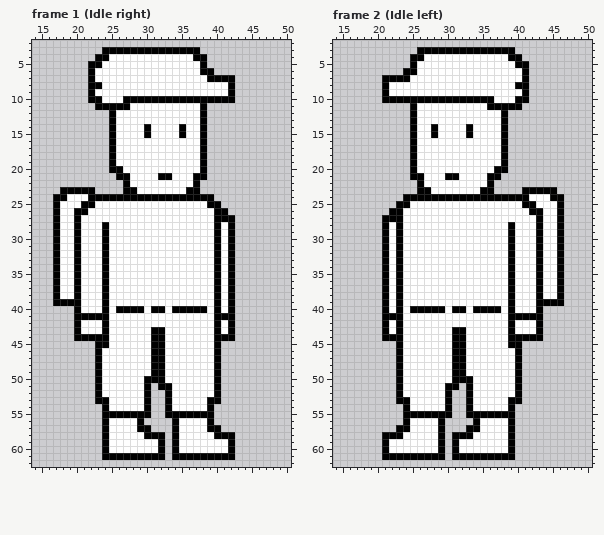
Pixel-art file -- Sprites/NewPlayer.aseprite. This is how it looked before the edit.
64x64 pixels, 20 frames. Shown: frame 1 (Idle right): x 14..50, y 2..62; frame 2 (Idle left): x 14..50, y 2..62. The commit also changed other frames, which this record leaves out.
The result:
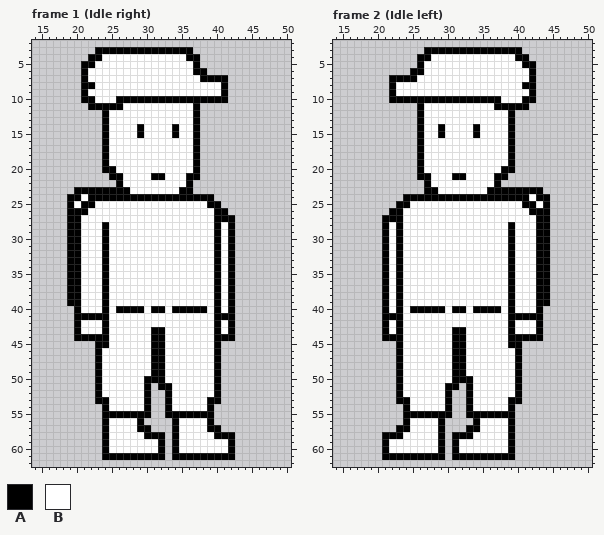
Palette (. is transparent): A #000000  B #ffffff
Changes in this commit:
--- frame 1 (Idle right), layer "Layer 1"
@@ x 14..50 @@
  2 .....................................
- 3 ..........AAAAAAAAAAAAAA.............
- 4 .........AABBBBBBBBBBBBAA............
- 5 ........AABBBBBBBBBBBBBBA............
- 6 ........ABBBBBBBBBBBBBBBAA...........
- 7 ........ABBBBBBBBBBBBBBBBAAAA........
- 8 ........AABBBBBBBBBBBBBBBBBBA........
- 9 ........ABBBBBBBBBBBBBBBBBBBA........
-10 ........AABBBAAAAAAAAAAAAAAAA........
-11 .........AAAAABBBBBBBBBBA............
-12 ...........ABBBBBBBBBBBBA............
-13 ...........ABBBBBBBBBBBBA............
-14 ...........ABBBBABBBBABBA............
-15 ...........ABBBBABBBBABBA............
-16 ...........ABBBBBBBBBBBBA............
-17 ...........ABBBBBBBBBBBBA............
-18 ...........ABBBBBBBBBBBBA............
-19 ...........ABBBBBBBBBBBBA............
-20 ...........AABBBBBBBBBBBA............
-21 ............AABBBBAABBBAA............
-22 .............ABBBBBBBBBA.............
-23 ....AAAAA....AABBBBBBBAA.............
-24 ...AABBBAAAAAAAAAAAAAAAAAA...........
-25 ...ABBBAABBBBBBBBBBBBBBBBAA..........
-26 ...ABBAABBBBBBBBBBBBBBBBBBAA.........
-27 ...ABBABBBBBBBBBBBBBBBBBBBAAA........
-28 ...ABBABBBABBBBBBBBBBBBBBBABA........
-29 ...ABBABBBABBBBBBBBBBBBBBBABA........
-30 ...ABBABBBABBBBBBBBBBBBBBBABA........
-31 ...ABBABBBABBBBBBBBBBBBBBBABA........
-32 ...ABBABBBABBBBBBBBBBBBBBBABA........
-33 ...ABBABBBABBBBBBBBBBBBBBBABA........
-34 ...ABBABBBABBBBBBBBBBBBBBBABA........
-35 ...ABBABBBABBBBBBBBBBBBBBBABA........
-36 ...ABBABBBABBBBBBBBBBBBBBBABA........
-37 ...ABBABBBABBBBBBBBBBBBBBBABA........
-38 ...ABBABBBABBBBBBBBBBBBBBBABA........
-39 ...AAAABBBABBBBBBBBBBBBBBBABA........
+ 3 .........AAAAAAAAAAAAAA..............
+ 4 ........AABBBBBBBBBBBBAA.............
+ 5 .......AABBBBBBBBBBBBBBA.............
+ 6 .......ABBBBBBBBBBBBBBBAA............
+ 7 .......ABBBBBBBBBBBBBBBBAAAA.........
+ 8 .......AABBBBBBBBBBBBBBBBBBA.........
+ 9 .......ABBBBBBBBBBBBBBBBBBBA.........
+10 .......AABBBAAAAAAAAAAAAAAAA.........
+11 ........AAAAABBBBBBBBBBA.............
+12 ..........ABBBBBBBBBBBBA.............
+13 ..........ABBBBBBBBBBBBA.............
+14 ..........ABBBBABBBBABBA.............
+15 ..........ABBBBABBBBABBA.............
+16 ..........ABBBBBBBBBBBBA.............
+17 ..........ABBBBBBBBBBBBA.............
+18 ..........ABBBBBBBBBBBBA.............
+19 ..........ABBBBBBBBBBBBA.............
+20 ..........AABBBBBBBBBBBA.............
+21 ...........AABBBBAABBBAA.............
+22 ............ABBBBBBBBBA..............
+23 ......AAAAAAAABBBBBBBAA..............
+24 .....AABAAAAAAAAAAAAAAAAAA...........
+25 .....ABAABBBBBBBBBBBBBBBBAA..........
+26 .....AAABBBBBBBBBBBBBBBBBBAA.........
+27 .....AABBBBBBBBBBBBBBBBBBBAAA........
+28 .....AABBBABBBBBBBBBBBBBBBABA........
+29 .....AABBBABBBBBBBBBBBBBBBABA........
+30 .....AABBBABBBBBBBBBBBBBBBABA........
+31 .....AABBBABBBBBBBBBBBBBBBABA........
+32 .....AABBBABBBBBBBBBBBBBBBABA........
+33 .....AABBBABBBBBBBBBBBBBBBABA........
+34 .....AABBBABBBBBBBBBBBBBBBABA........
+35 .....AABBBABBBBBBBBBBBBBBBABA........
+36 .....AABBBABBBBBBBBBBBBBBBABA........
+37 .....AABBBABBBBBBBBBBBBBBBABA........
+38 .....AABBBABBBBBBBBBBBBBBBABA........
+39 .....AABBBABBBBBBBBBBBBBBBABA........
 40 ......ABBBABAAAABAABAAAAABABA........
--- frame 2 (Idle left), layer "Layer 1"
@@ x 14..50 @@
  2 .....................................
- 3 ............AAAAAAAAAAAAAA...........
- 4 ...........AABBBBBBBBBBBBAA..........
- 5 ...........ABBBBBBBBBBBBBBAA.........
- 6 ..........AABBBBBBBBBBBBBBBA.........
- 7 .......AAAABBBBBBBBBBBBBBBBA.........
- 8 .......ABBBBBBBBBBBBBBBBBBAA.........
- 9 .......ABBBBBBBBBBBBBBBBBBBA.........
-10 .......AAAAAAAAAAAAAAAABBBAA.........
-11 ...........ABBBBBBBBBBAAAAA..........
-12 ...........ABBBBBBBBBBBBA............
-13 ...........ABBBBBBBBBBBBA............
-14 ...........ABBABBBBABBBBA............
-15 ...........ABBABBBBABBBBA............
-16 ...........ABBBBBBBBBBBBA............
-17 ...........ABBBBBBBBBBBBA............
-18 ...........ABBBBBBBBBBBBA............
-19 ...........ABBBBBBBBBBBBA............
-20 ...........ABBBBBBBBBBBAA............
-21 ...........AABBBAABBBBAA.............
-22 ............ABBBBBBBBBA..............
-23 ............AABBBBBBBAA....AAAAA.....
-24 ..........AAAAAAAAAAAAAAAAAABBBAA....
-25 .........AABBBBBBBBBBBBBBBBAABBBA....
-26 ........AABBBBBBBBBBBBBBBBBBAABBA....
-27 .......AAABBBBBBBBBBBBBBBBBBBABBA....
-28 .......ABABBBBBBBBBBBBBBBABBBABBA....
-29 .......ABABBBBBBBBBBBBBBBABBBABBA....
-30 .......ABABBBBBBBBBBBBBBBABBBABBA....
-31 .......ABABBBBBBBBBBBBBBBABBBABBA....
-32 .......ABABBBBBBBBBBBBBBBABBBABBA....
-33 .......ABABBBBBBBBBBBBBBBABBBABBA....
-34 .......ABABBBBBBBBBBBBBBBABBBABBA....
-35 .......ABABBBBBBBBBBBBBBBABBBABBA....
-36 .......ABABBBBBBBBBBBBBBBABBBABBA....
-37 .......ABABBBBBBBBBBBBBBBABBBABBA....
-38 .......ABABBBBBBBBBBBBBBBABBBABBA....
-39 .......ABABBBBBBBBBBBBBBBABBBAAAA....
+ 3 .............AAAAAAAAAAAAAA..........
+ 4 ............AABBBBBBBBBBBBAA.........
+ 5 ............ABBBBBBBBBBBBBBAA........
+ 6 ...........AABBBBBBBBBBBBBBBA........
+ 7 ........AAAABBBBBBBBBBBBBBBBA........
+ 8 ........ABBBBBBBBBBBBBBBBBBAA........
+ 9 ........ABBBBBBBBBBBBBBBBBBBA........
+10 ........AAAAAAAAAAAAAAAABBBAA........
+11 ............ABBBBBBBBBBAAAAA.........
+12 ............ABBBBBBBBBBBBA...........
+13 ............ABBBBBBBBBBBBA...........
+14 ............ABBABBBBABBBBA...........
+15 ............ABBABBBBABBBBA...........
+16 ............ABBBBBBBBBBBBA...........
+17 ............ABBBBBBBBBBBBA...........
+18 ............ABBBBBBBBBBBBA...........
+19 ............ABBBBBBBBBBBBA...........
+20 ............ABBBBBBBBBBBAA...........
+21 ............AABBBAABBBBAA............
+22 .............ABBBBBBBBBA.............
+23 .............AABBBBBBBAAAAAAAA.......
+24 ..........AAAAAAAAAAAAAAAAAABAA......
+25 .........AABBBBBBBBBBBBBBBBAABA......
+26 ........AABBBBBBBBBBBBBBBBBBAAA......
+27 .......AAABBBBBBBBBBBBBBBBBBBAA......
+28 .......ABABBBBBBBBBBBBBBBABBBAA......
+29 .......ABABBBBBBBBBBBBBBBABBBAA......
+30 .......ABABBBBBBBBBBBBBBBABBBAA......
+31 .......ABABBBBBBBBBBBBBBBABBBAA......
+32 .......ABABBBBBBBBBBBBBBBABBBAA......
+33 .......ABABBBBBBBBBBBBBBBABBBAA......
+34 .......ABABBBBBBBBBBBBBBBABBBAA......
+35 .......ABABBBBBBBBBBBBBBBABBBAA......
+36 .......ABABBBBBBBBBBBBBBBABBBAA......
+37 .......ABABBBBBBBBBBBBBBBABBBAA......
+38 .......ABABBBBBBBBBBBBBBBABBBAA......
+39 .......ABABBBBBBBBBBBBBBBABBBAA......
 40 .......ABABAAAAABAABAAAABABBBA.......
Boxes around the changes in both pictures, in picture pixels (x1, y1, x2, y2):
changed: (53, 47, 235, 306)
changed: (382, 47, 564, 306)
